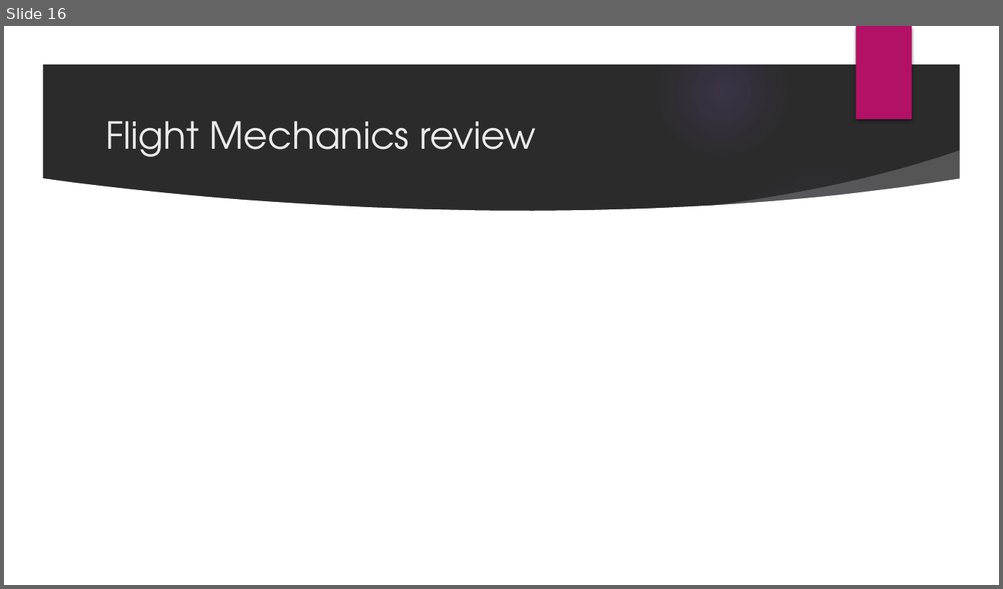
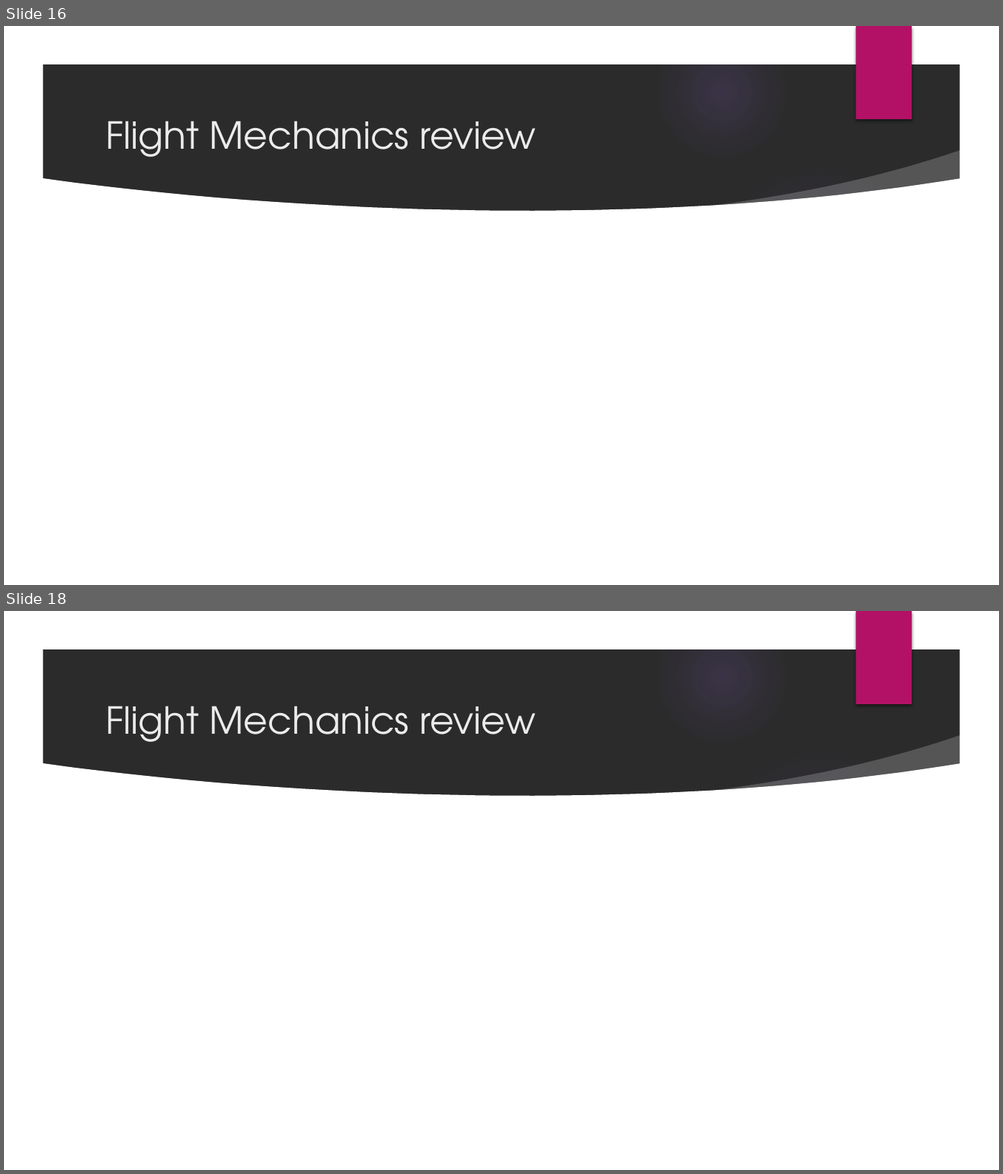
Before and after one commit to Aero-Mohamed/Autopilot, a slide deck: Task 1/Task1_G4_presentation.pptx. Shown one above the other, each under a label of ours: slide 16 before the commit, slides 16 and 18 after it; the slides between them are not shown. The pictures are 1003x589 and 1003x1174 pixels, drawn with LibreOffice and Linux fonts; fonts in the diff are those of the drawing; grey boxes stand for pictures; background and template pictures are left out; a plain dark background stands for a picture behind light text. Boxes give left, top, right and bottom in pixels: in the first picture for what was removed or moved away, otherwise in the second. Text is boxed around its words. In the diff, an @@ line names an element or a change of style, - is before the commit and + after.

```diff
--- a/Task 1/Task1_G4_presentation.pptx
+++ b/Task 1/Task1_G4_presentation.pptx
@@ slide 18 added at (4, 611, 999, 1170), background picture (left out); not listed: 9 template elements that a slide beside it also shows @@
@@ title added at (105, 706, 535, 742), 36 pt, text #EBEBEB @@
+Flight Mechanics review
```
Also in this commit, not shown: 7 slides changed, 4 other slides added, 6 other files.
